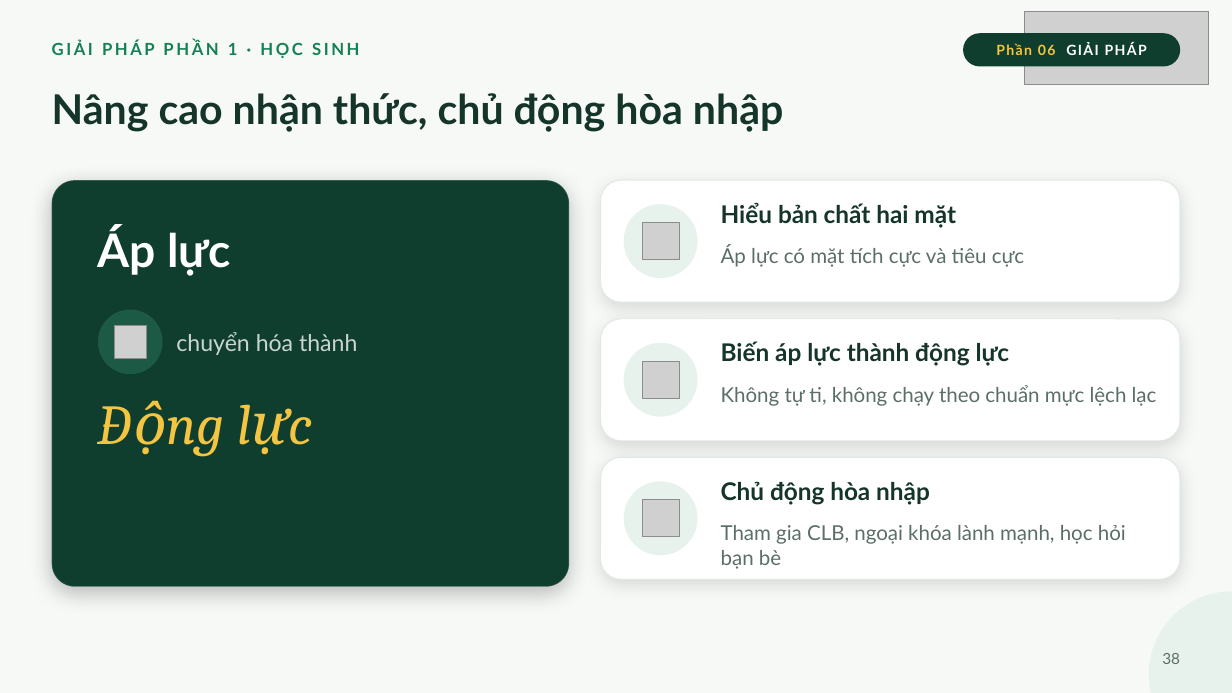
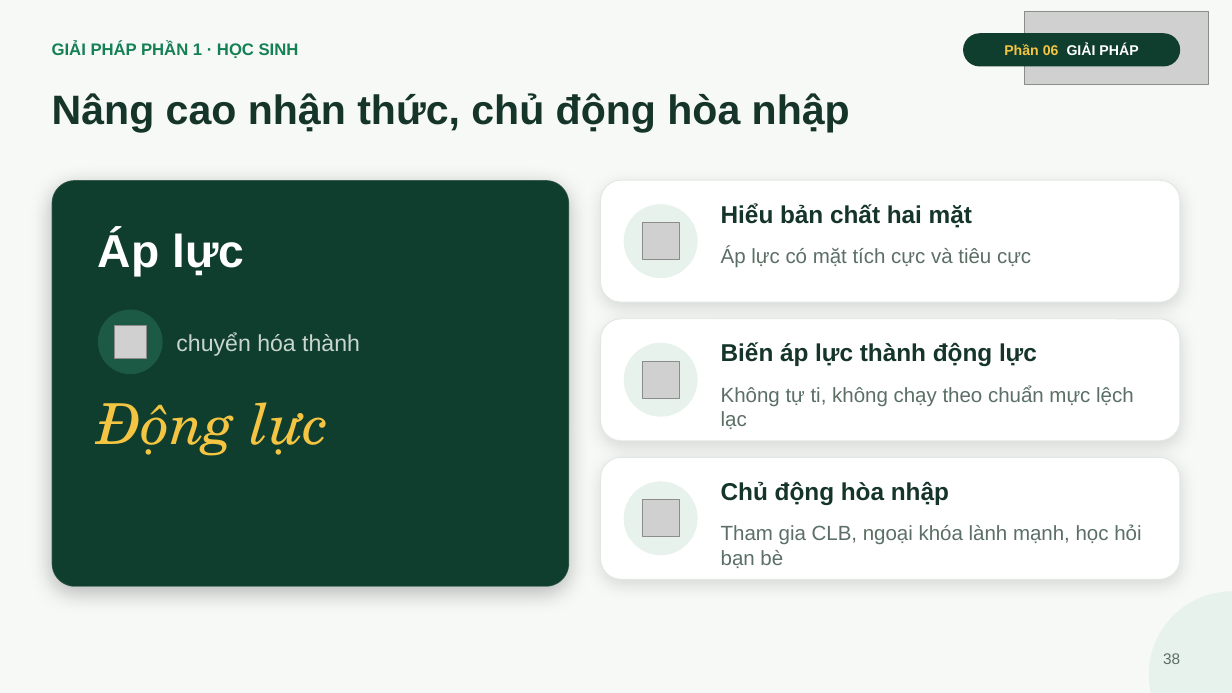
Before and after one commit to ngohuonglan2003-lab/Ppt-canva-ap-luc-dong-trang-lua, a slide deck: slide 38 of slide/Ap-luc-dong-trang-lua.pptx. Drawn at 1232x693 pixels with LibreOffice and Linux fonts; fonts in the diff are those of the drawing; grey boxes stand for pictures. Boxes give left, top, right and bottom in pixels: in the first picture for what was removed or moved away, otherwise in the second. Text is boxed around its words. In the diff, an @@ line names an element or a change of style, - is before the commit and + after.

```diff
--- a/slide/Ap-luc-dong-trang-lua.pptx
+++ b/slide/Ap-luc-dong-trang-lua.pptx
@@ text "GIẢI PHÁP PHẦN 1 · ..." at (52,41,299,58): font Lato to Arial, letter spacing 2 to 0 pt @@
@@ text "Phần 06 GIẢI PHÁP" at (1004,44,1138,55): font Lato to Arial, letter spacing 1 to 0 pt @@
@@ text "Động lực" at (98,402,329,456): font Cambria to TeX Gyre Schola @@
@@ font Lato to Arial in 9 elements at (52,93,850,132), (98,231,244,277), (176,332,360,356), (721,203,972,228), (721,247,1031,268), (721,342,1037,366), (721,386,1134,429), (721,481,949,505), (721,524,1141,568) @@
```
Also in this commit, not shown: 54 other slides changed, 2 other files.
